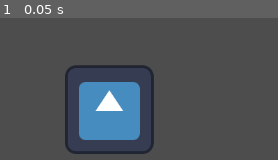
Above: before the commit, frame 1.
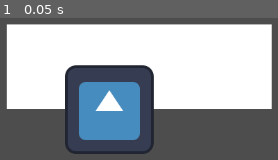
Above: after the commit, the same moment.

Repository: bezark/Collaboration-Demo
Game: Godot game, scene res://main.tscn
The game is run twice, just before and just after one commit, with the same random seed, the same clock (stepped at 60 frames per second) and the same inputs. The engine's default icon, where the game draws it, is replaced by a stand-in: a white triangle on a blue panel in a dark square.
Inputs:
- Up to frame 1 (0.05 s): no input

The runs differ from the first frame. In frame 1, 48% of the frame differs, in the area x 2-98%, y 4-65%.

Commit message:
Instanced in new scene

Diff:
--- a/CollaborationDemo/main.tscn
+++ b/CollaborationDemo/main.tscn
@@ -1,8 +1,11 @@
-[gd_scene load_steps=2 format=3 uid="uid://crmtew8h1dl8n"]
+[gd_scene load_steps=3 format=3 uid="uid://crmtew8h1dl8n"]
 
 [ext_resource type="Texture2D" uid="uid://b166foptvlxe4" path="res://icon.svg" id="1_fuxma"]
+[ext_resource type="PackedScene" uid="uid://b7gy1jcqrlux2" path="res://object.tscn" id="1_stscw"]
 
 [node name="Node2D" type="Node2D"]
+
+[node name="object" parent="." instance=ExtResource("1_stscw")]
 
 [node name="Sprite2D" type="Sprite2D" parent="."]
 position = Vector2(472, 343)
--- /dev/null
+++ b/CollaborationDemo/object.tscn
@@ -0,0 +1,9 @@
+[gd_scene format=3 uid="uid://b7gy1jcqrlux2"]
+
+[node name="object" type="Node2D"]
+
+[node name="ColorRect" type="ColorRect" parent="."]
+offset_left = 324.0
+offset_top = 220.0
+offset_right = 706.0
+offset_bottom = 342.0
